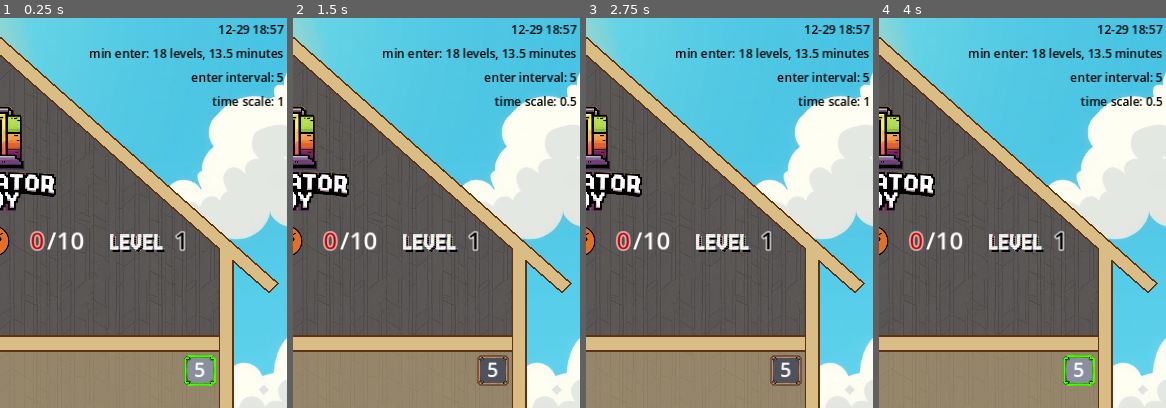
Above: before the commit, frames 1-4 (left to right).
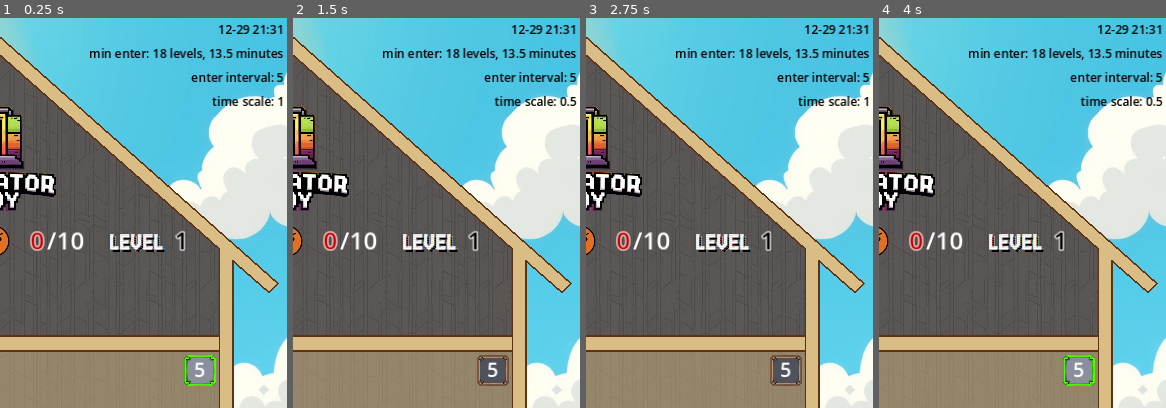
Above: after the commit, the same moments.

Repository: gilad905/elevator-boy
Game: Godot game, scene res://scenes/main.tscn
Same seed, same stepped clock (60 frames per second), same inputs: the game is played once before the commit and once after it.
Inputs:
- Up to frame 1 (0.25 s): no input
- Up to frame 2 (1.5 s): tap Enter at 0.5 s; hold Up (elevator_move_up) 0.53-1.28 s; tap Space (door_toggle) at 0.6 s; hold Down (elevator_move_down) from 1.28 s (still down); tap A (time_scale_decrease) at 1.35 s
- Up to frame 3 (2.75 s): release Down (elevator_move_down) at 2.03 s; hold Up (elevator_move_up) from 2.03 s (still down); hold Q (time_scale_increase) from 2.03 s (still down)
- Up to frame 4 (4 s): release Q (time_scale_increase) at 2.78 s; tap Space (door_toggle) at 2.85 s; release Up (elevator_move_up) at 3.53 s; hold Down (elevator_move_down) from 3.53 s (still down); hold A (time_scale_decrease) from 3.53 s (still down)
The pictures show only the part of the screen within x 50-100%, y 0-50%; the shares and areas given below are measured in that part.

The runs differ from the first frame. In frame 1, 0.1% of the frame differs, in the area x 87-99%, y 1-5%; in frame 2, 0.1%; in frame 3, 0.1%; in frame 4, 0.1%.

Commit message:
money by happy count - child of elevator

Diff:
--- a/scenes/happy_result.tscn
+++ /dev/null
@@ -1,22 +0,0 @@
-[gd_scene load_steps=2 format=3 uid="uid://do4b0jbkv7iee"]
-
-[ext_resource type="Texture2D" uid="uid://bwy8vnk6nn1fb" path="res://assets/dollars.png" id="1_q3uqn"]
-
-[node name="HappyResult" type="Node2D"]
-position = Vector2(11, -8)
-
-[node name="Icon" type="Sprite2D" parent="."]
-position = Vector2(-9, 0)
-scale = Vector2(0.15, 0.15)
-texture = ExtResource("1_q3uqn")
-
-[node name="Amount" type="Label" parent="."]
-offset_left = 1.0
-offset_top = -8.0
-offset_right = 16.0
-offset_bottom = 10.0
-theme_override_colors/font_color = Color(0, 0.578685, 0.190811, 1)
-theme_override_colors/font_outline_color = Color(1, 1, 1, 1)
-theme_override_constants/outline_size = 3
-theme_override_font_sizes/font_size = 10
-text = "x4"
--- a/scenes/main.tscn
+++ b/scenes/main.tscn
@@ -88,6 +88,26 @@
 
 [node name="Persons" type="Node2D" parent="Elevator"]
 
+[node name="HappyResult" type="Node2D" parent="Elevator"]
+visible = false
+position = Vector2(28, 26)
+
+[node name="Icon" type="Sprite2D" parent="Elevator/HappyResult"]
+position = Vector2(-9, 0)
+scale = Vector2(0.15, 0.15)
+texture = ExtResource("10_sj0jc")
+
+[node name="Amount" type="Label" parent="Elevator/HappyResult"]
+offset_left = 1.0
+offset_top = -8.0
+offset_right = 16.0
+offset_bottom = 10.0
+theme_override_colors/font_color = Color(0, 0.578685, 0.190811, 1)
+theme_override_colors/font_outline_color = Color(1, 1, 1, 1)
+theme_override_constants/outline_size = 3
+theme_override_font_sizes/font_size = 10
+text = "x4"
+
 [node name="Floors" type="Node2D" parent="."]
 position = Vector2(127, 210)
 script = ExtResource("2_pfc4s")
@@ -213,7 +233,7 @@
 
 [node name="Version" parent="Debug" instance=ExtResource("14_p4ui5")]
 layout_mode = 2
-text = "{version:12-29 18:57}"
+text = "{version:12-29 21:31}"
 
 [node name="Other" parent="Debug" instance=ExtResource("14_p4ui5")]
 layout_mode = 2
--- a/scripts/class_room.gd
+++ b/scripts/class_room.gd
@@ -25,13 +25,9 @@
 
 func remove_person(person: Node2D, is_happy: bool):
 	person.patience_ended.disconnect(_on_person_patience_ended)
-	if is_happy:
-		hud.increment_money(1)
-	else:
-		hud.increment_angries(1)
-	var finished = person.remove(is_happy)
-	finished.connect(_remove_person_node.bind(person))
-	return finished
+	var removed = person.remove(is_happy)
+	removed.connect(_remove_person_node.bind(person))
+	return removed
 
 func _on_person_patience_ended(_person: Node2D) -> void:
 	pass
--- a/scripts/elevator.gd
+++ b/scripts/elevator.gd
@@ -10,10 +10,11 @@
 func _ready() -> void:
 	self.person_limit = 4
 	current_floor_num = Global.floor_count
-	var floor_1 = get_node("/root/Main/Floors/Floor_1")
-	var floor_2 = get_node("/root/Main/Floors/Floor_2")
+	hud = get_node("/root/Main/HUD")
 	floors = get_node("/root/Main/Floors")
 	floors.set_floor_pressed(current_floor_num)
+	var floor_1 = floors.get_node("Floor_1")
+	var floor_2 = floors.get_node("Floor_2")
 	floor_height = floor_1.position.y - floor_2.position.y
 	inner_size.x = $Frame.points[0].x - $Frame.points[1].x - $Frame.width
 	inner_size.y = $Frame.points[3].y - $Frame.points[0].y - $Frame.width
@@ -62,10 +63,22 @@
 
 func remove_persons_in_dest() -> void:
 	var reached_signal: Signal
+	var happy_count: int = 0
+	var angry_count: int = 0
 	for person in $Persons.get_children():
 		if person.dest == current_floor_num:
 			var is_happy = not person.is_patience_ended
+			if is_happy:
+				happy_count += 1
+			else:
+				angry_count += 1
 			reached_signal = remove_person(person, is_happy)
+	if happy_count > 0:
+		var money = Global.money_by_happy_count[happy_count]
+		show_happy_result(money)
+		hud.increment_money(money)
+	if angry_count > 0:
+		hud.increment_angries(angry_count)
 	if reached_signal:
 		await reached_signal
 		update_person_positions()
@@ -76,3 +89,12 @@
 func _on_door_toggle_pressed() -> void:
 	if not is_moving:
 		$Door.toggle_state()
+
+func show_happy_result(money: int) -> void:
+	$HappyResult/Amount.text = "x" + str(money)
+	$HappyResult.show()
+	var tween = create_tween()
+	tween.set_parallel(true)
+	get_node("/root/Main/Persons").add_result_tweener(tween, $HappyResult)
+	await tween.finished
+	$HappyResult.hide()
--- a/scripts/floor.gd
+++ b/scripts/floor.gd
@@ -44,6 +44,7 @@
 	return _right_edge
 
 func _on_person_patience_ended(person: Node2D) -> void:
+	get_node("/root/Main/HUD").increment_angries(1)
 	await remove_person(person, false)
 	update_person_positions()
 
--- a/scripts/global.gd
+++ b/scripts/global.gd
@@ -4,6 +4,9 @@
 @export var person_spacing: int = 5
 @export var person_move_speed: int = 120
 @export var person_patience_sec: int = 30
+@export var person_result_sec: float = 1.0
+
+@export var money_by_happy_count: Array[int] = [0, 1, 5, 10, 20]
 
 @export var one_floor_duration_sec: float = 1.0
 @export var door_open_speed: int = 2
--- a/scripts/hud.gd
+++ b/scripts/hud.gd
@@ -3,7 +3,7 @@
 signal money_reached
 signal angries_reached
 
-const glow_outline: int = 16
+const glow_outline: int = 14
 const glow_shadow: int = 30
 var start_outline: float
 
--- a/scripts/person.gd
+++ b/scripts/person.gd
@@ -2,9 +2,7 @@
 
 signal patience_ended(person: Node2D)
 
-const happy_result = preload("res://scenes/happy_result.tscn")
 const angry_result = preload("res://scenes/angry_result.tscn")
-const patience_ended_tween_duration: float = 1
 const zero_angle: float = PI * -0.5
 const full_angle: float = PI * 1.5
 
@@ -64,21 +62,17 @@
 		var connections = timer.timeout.get_connections()
 		timer.timeout.disconnect(connections[0].callable)
 
-	var result_scene = happy_result if is_happy else angry_result
-	var result = result_scene.instantiate()
-	var new_scale = result.scale.x * 2
-	var duration = patience_ended_tween_duration
+	$Dest.hide()
+	var tween = create_tween()
+	tween.set_parallel(true)
+	tween.tween_property(self, "modulate:a", 0, Global.person_result_sec)
 
 	if is_happy:
 		$Face.play("happy")
-	$Dest.hide()
-	add_child(result)
-
-	var tween = create_tween()
-	tween.set_parallel(true)
-	tween.tween_property(self, "modulate:a", 0, duration)
-	for type in ["x", "y"]:
-		tween.tween_property(result, "scale:" + type, new_scale, duration)
+	else:
+		var result = angry_result.instantiate()
+		get_node("/root/Main/Persons").add_result_tweener(tween, result)
+		add_child(result)
 
 	return tween.finished
 
--- a/scripts/persons.gd
+++ b/scripts/persons.gd
@@ -40,3 +40,12 @@
 	if random_floor >= source_floor_num:
 		random_floor += 1
 	return random_floor
+
+func add_result_tweener(tween: Tween, result: Node2D):
+	var scale = result.scale.x
+	var duration = Global.person_result_sec
+	for type in ["x", "y"]:
+		tween.tween_property(result, "scale:" + type, scale * 2, duration)
+	await tween.finished
+	for type in ["x", "y"]:
+		result.scale[type] = scale
